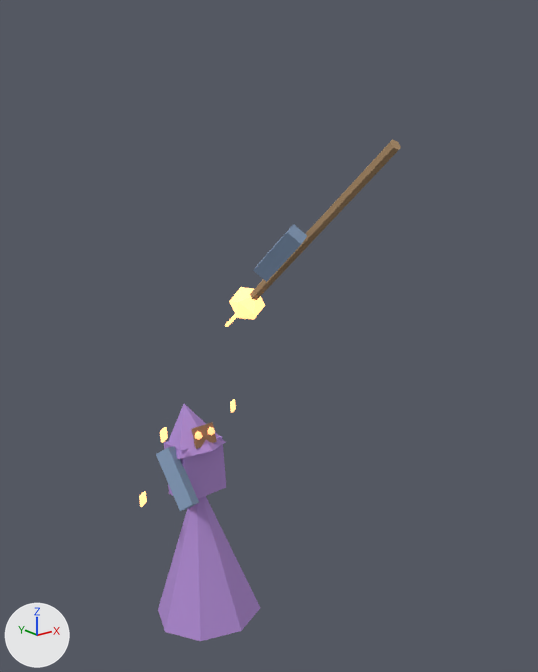
Before and after pictures for a commit that changed the glTF model assets/animations/wave2/stormcaller_telegraph.glb.
The view is the same before and after, from a camera (50 mm lens) standing at (-3.35, -5.11, 4.75) and looking at (0.24, -0.63, 2.96). Every picture has the same lights, and +X, +Y and +Z are marked at lower left. The older version comes first. Both versions are drawn at frame 22 of the action 'stormcaller_telegraph'; the numbers are the values there.

Before the edit, the objects in view are built like this:
```python
me_cube_129 = bpy.data.meshes.new('Cube.129')
me_cube_129.from_pydata(...)  # a box spanning x -0.5..0.5, y -0.5..0.5, z -0.5..0.5
me_cube_129.materials.append(mat_arcane)  # purple #ad88cf
ob_arm_l = bpy.data.objects.new('arm_l', None)
ob_arm_l.parent = ob_torso
ob_arm_l.location = (-0.34, 0.0, 1.721)
ob_arm_l.rotation_euler = (-0.6, 0.0, 0.0)  # degrees (-34, 0, 0)
ob_arm_r = bpy.data.objects.new('arm_r', None)
ob_arm_r.parent = ob_torso
ob_arm_r.location = (0.378, 0.0, 2.701)
ob_arm_r.rotation_euler = (-2.2, 0.0, 0.0)  # degrees (-126, 0, 0)
ob_head = bpy.data.objects.new('head', None)
ob_head.parent = ob_torso
ob_head.location = (-0.04, 0.0, 1.631)
ob_head.rotation_euler = (-0.22, 0.0, 0.0)  # degrees (-13, 0, 0)
ob_root = bpy.data.objects.new('root', None)
ob_root.location = (0.0, 0.0, 0.0509)
ob_torso = bpy.data.objects.new('torso', None)
ob_torso.parent = ob_root
ob_torso.location = (0.04, 0.0, 0.0509)
ob_torso.rotation_euler = (-0.1, 0.0, 0.04)  # degrees (-5.7, 0, 2.3)
ob_torso_003 = bpy.data.objects.new('torso.003', me_cube_129)
ob_torso_003.parent = ob_torso
ob_torso_003.location = (-0.04, 0.0, 1.48)
ob_torso_003.scale = (0.44, 0.3, 0.5)
# also in view: 'robe' at (0.0, 0.0, 0.75); 'arm_r.005' at (0.33, -0.65, 3.62); 'arm_l.005' at (-0.3, -0.02, 1.61); 'orb' at (0.48, -0.02, 3.06); 'staff' at (0.51, -0.82, 3.78)
```
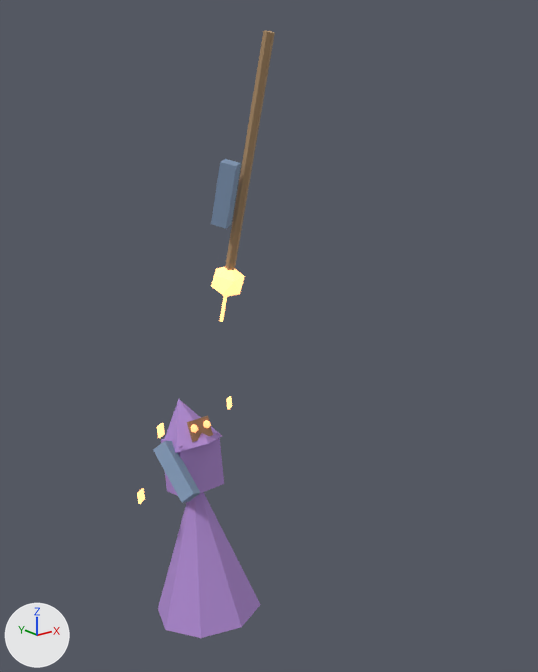
Not drawn themselves, but carrying or shaping drawn objects: ob_root, ob_torso, ob_arm_l, ob_arm_r, ob_head.

Changed parts and their boxes (x1, y1, x2, y2) in the pictures (538 x 672 px):
'robe', moved, turned
    before: (158, 496, 260, 641)
    after: (158, 492, 261, 638)
'staff', moved, turned
    before: (250, 139, 401, 300)
    after: (225, 30, 275, 270)
'arm_r.005', moved, turned
    before: (253, 224, 307, 282)
    after: (211, 159, 241, 228)
'torso.003', moved, turned
    before: (164, 436, 226, 499)
    after: (161, 432, 224, 496)
'hood.002', moved, turned
    before: (168, 404, 226, 459)
    after: (165, 399, 222, 453)
'arm_l.005', moved, turned
    before: (156, 446, 199, 511)
    after: (153, 441, 200, 503)
'orb', moved, turned
    before: (229, 287, 265, 320)
    after: (211, 267, 245, 297)
'shade.001', moved, turned
    before: (191, 422, 217, 449)
    after: (187, 416, 213, 442)
'rune_2', moved, turned
    before: (160, 427, 168, 442)
    after: (157, 423, 165, 438)
'rune_0', moved, turned
    before: (139, 491, 147, 507)
    after: (137, 489, 145, 504)
'rune_1', moved, turned
    before: (230, 399, 236, 412)
    after: (226, 396, 232, 409)
'eye_l.012', moved, turned
    before: (195, 431, 203, 440)
    after: (191, 424, 198, 433)
'eye_r.012', moved, turned
    before: (208, 427, 215, 435)
    after: (203, 420, 211, 428)
'bolt_1', moved, turned
    before: (225, 314, 236, 327)
    after: (220, 296, 226, 320)
'bolt_0', moved, turned
    before: (225, 315, 237, 327)
    after: (220, 297, 227, 322)
'bolt_2', moved, turned
    before: (226, 316, 237, 327)
    after: (220, 297, 227, 322)
'bolt_3', moved, turned
    before: (225, 314, 236, 326)
    after: (220, 297, 225, 322)

Diff of the bpy script that builds the scene:
```diff
--- a/assets/animations/wave2/stormcaller_telegraph.glb.py
+++ b/assets/animations/wave2/stormcaller_telegraph.glb.py
@@ ob_root @@
 ob_root = bpy.data.objects.new('root', None)
-ob_root.location = (0.0, 0.0, 0.0509)
+ob_root.location = (0.0, 0.0, 0.0633)
@@ ob_torso @@
 ob_torso.parent = ob_root
-ob_torso.location = (0.04, 0.0, 0.0509)
-ob_torso.rotation_euler = (-0.1, 0.0, 0.04)  # degrees (-5.7, 0, 2.3)
+ob_torso.location = (0.04, 0.0, 0.0633)
+ob_torso.rotation_euler = (-0.125, 0.0, 0.05)  # degrees (-7.2, 0, 2.9)
@@ ob_arm_l @@
 ob_arm_l.parent = ob_torso
-ob_arm_l.location = (-0.34, 0.0, 1.721)
-ob_arm_l.rotation_euler = (-0.6, 0.0, 0.0)  # degrees (-34, 0, 0)
+ob_arm_l.location = (-0.34, 0.0, 1.733)
+ob_arm_l.rotation_euler = (-0.75, 0.0, 0.0)  # degrees (-43, 0, 0)
@@ ob_arm_r @@
 ob_arm_r.parent = ob_torso
-ob_arm_r.location = (0.378, 0.0, 2.701)
-ob_arm_r.rotation_euler = (-2.2, 0.0, 0.0)  # degrees (-126, 0, 0)
+ob_arm_r.location = (0.378, 0.0, 2.713)
+ob_arm_r.rotation_euler = (-2.75, 0.0, 0.0)  # degrees (-158, 0, 0)
@@ ob_head @@
 ob_head.parent = ob_torso
-ob_head.location = (-0.04, 0.0, 1.631)
-ob_head.rotation_euler = (-0.22, 0.0, 0.0)  # degrees (-13, 0, 0)
+ob_head.location = (-0.04, 0.0, 1.643)
+ob_head.rotation_euler = (-0.275, 0.0, 0.0)  # degrees (-16, 0, 0)
```
